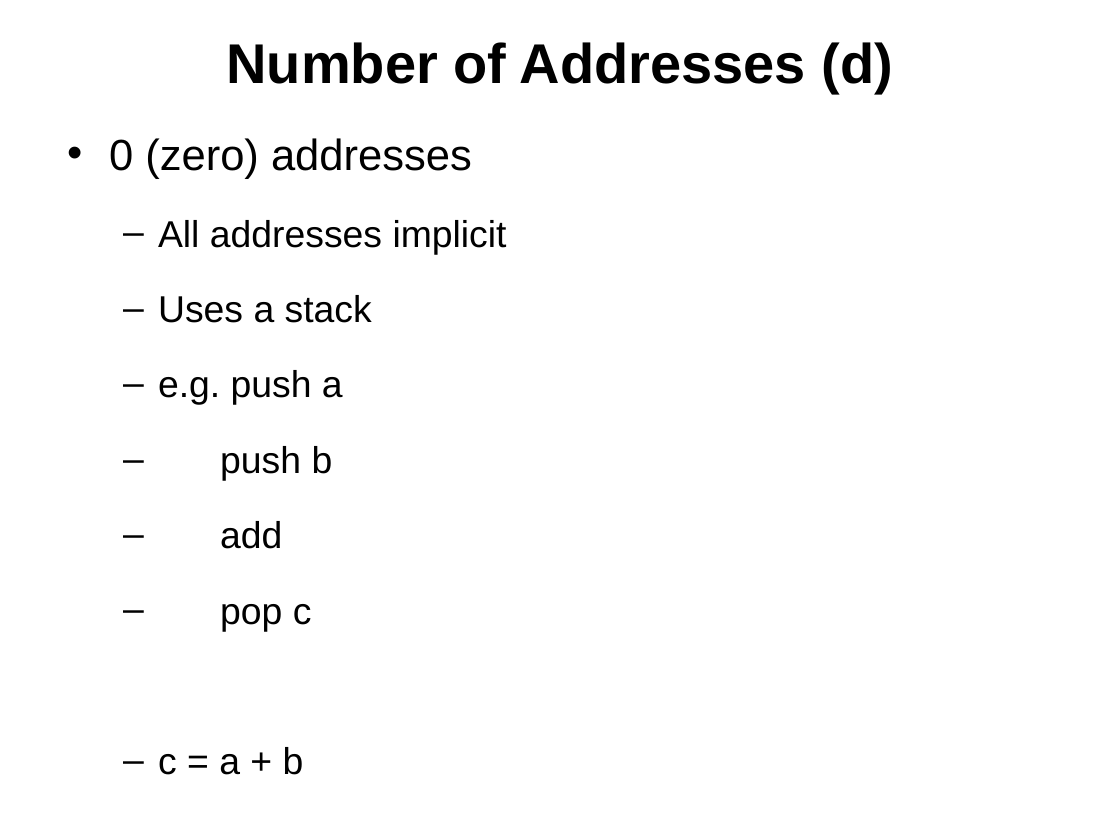
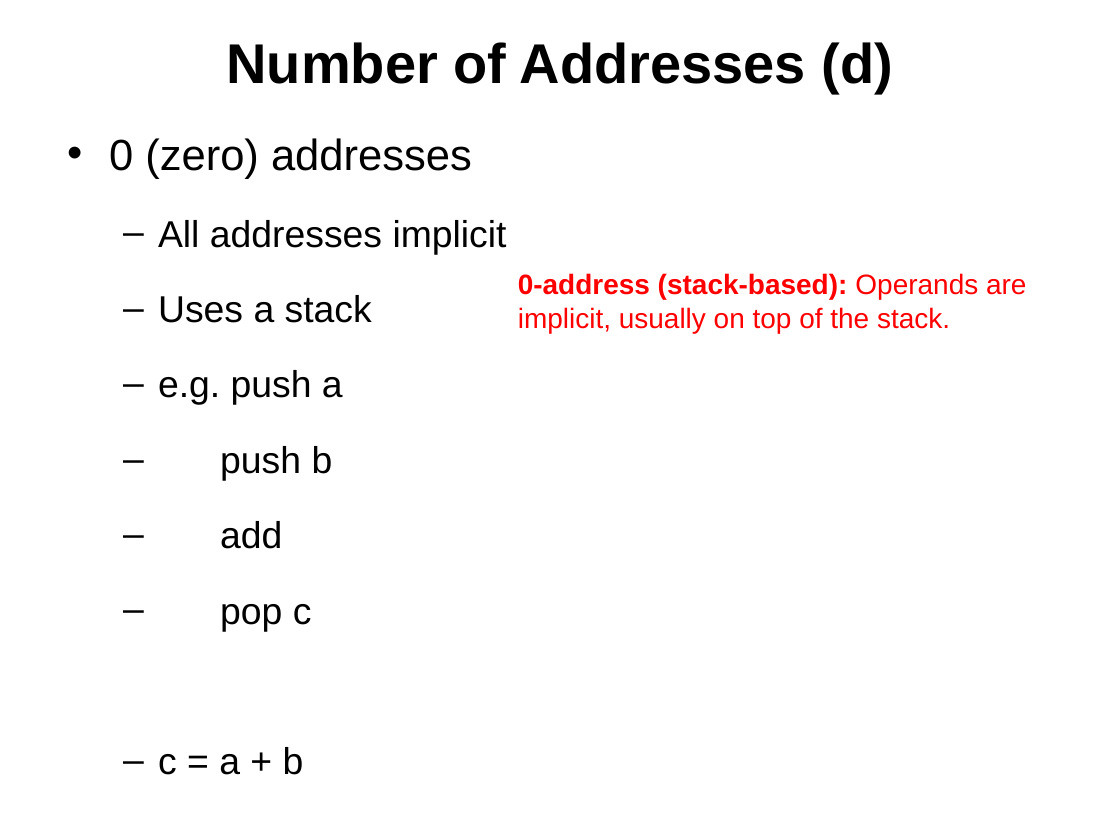
Before and after one commit to bamboat3/coal, a slide deck: slide 19 of Lectures/lecture_04_machine_inst_charac.pptx (slide 16 before the commit). Drawn at 1120x840 pixels with LibreOffice and Linux fonts; fonts in the diff are those of the drawing. Boxes give left, top, right and bottom in pixels: in the first picture for what was removed or moved away, otherwise in the second. Text is boxed around its words. In the diff, an @@ line names an element or a change of style, - is before the commit and + after.

```diff
--- a/Lectures/lecture_04_machine_inst_charac.pptx
+++ b/Lectures/lecture_04_machine_inst_charac.pptx
@@ text added at box(518, 273, 1026, 333), 18 pt, text #FF0000 @@
+0-address (stack-based): Operands are implicit, usually on top of the stack.
```
Also in this commit, not shown: 7 other slides changed, 5 slides added.
